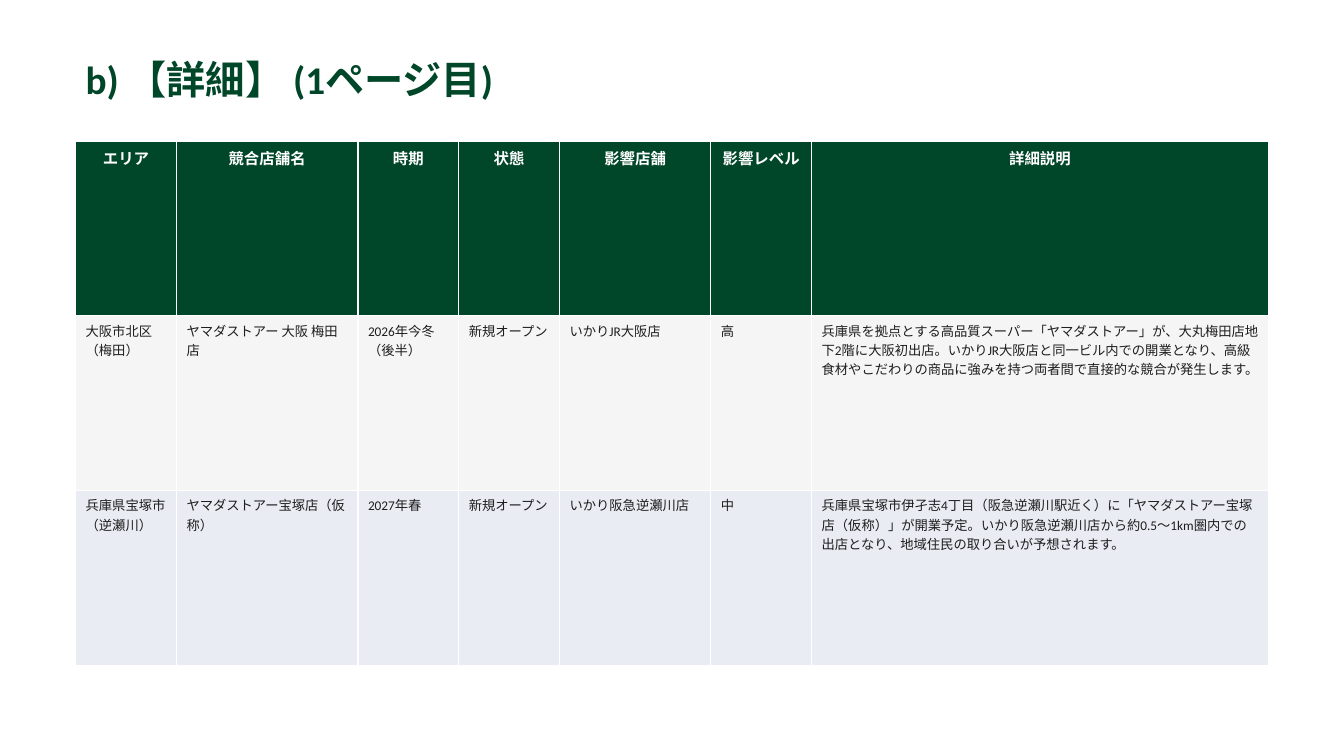
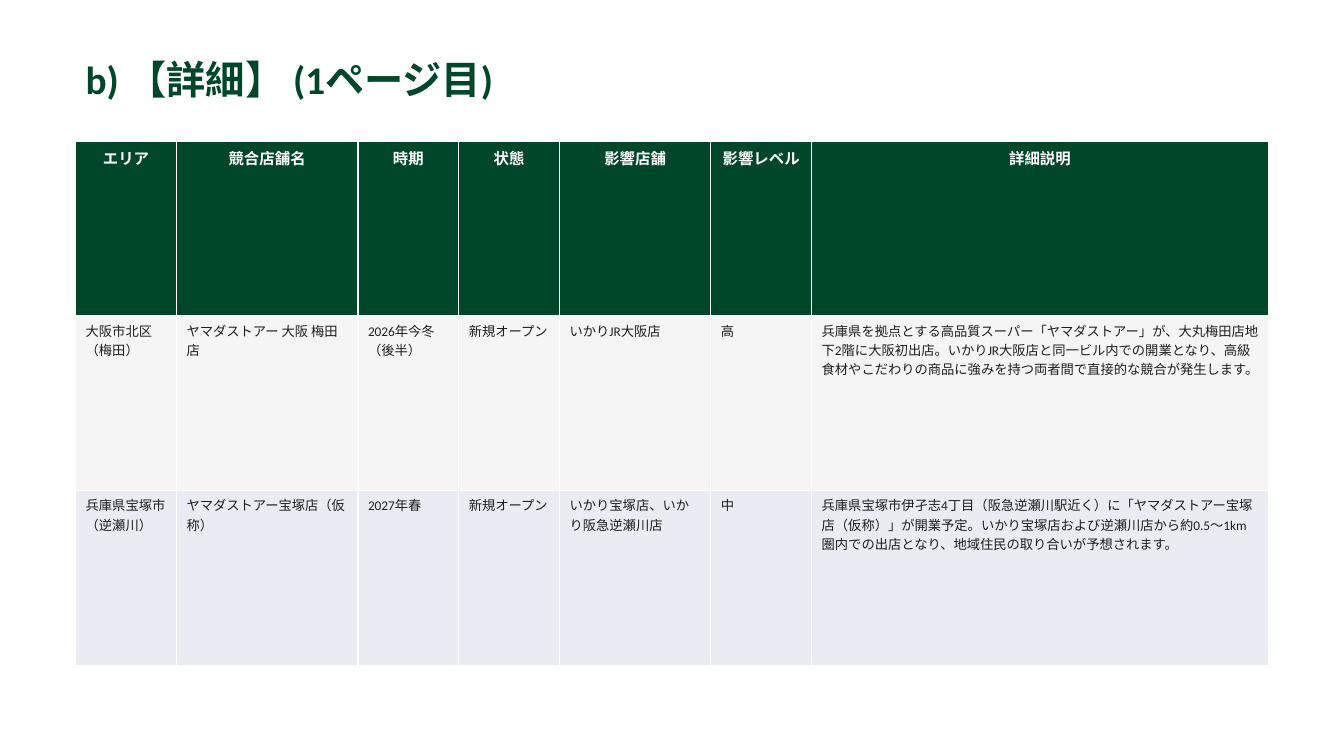
Before and after one commit to yutatbgt-bit/Competitive-research, a slide deck: slide 3 of report/2026_06_18_competitive_report.pptx. Drawn at 1344x756 pixels with LibreOffice and Linux fonts; fonts in the diff are those of the drawing. Boxes give left, top, right and bottom in pixels: in the first picture for what was removed or moved away, otherwise in the second. Text is boxed around its words. In the diff, an @@ line names an element or a change of style, - is before the commit and + after.

```diff
--- a/report/2026_06_18_competitive_report.pptx
+++ b/report/2026_06_18_competitive_report.pptx
@@ table at box(76, 141, 1268, 665) @@
-row 3, column 5: いかり阪急逆瀬川店
+row 3, column 5: いかり宝塚店、いかり阪急逆瀬川店
-row 3, column 7: 兵庫県宝塚市伊孑志4丁目（阪急逆瀬川駅近く）に「ヤマダストアー宝塚店（仮称）」が開業予定。いかり阪急逆瀬川店から約0.5～1km圏内での出店となり、地域住民の取り合いが予想されます。
+row 3, column 7: 兵庫県宝塚市伊孑志4丁目（阪急逆瀬川駅近く）に「ヤマダストアー宝塚店（仮称）」が開業予定。いかり宝塚店および逆瀬川店から約0.5～1km圏内での出店となり、地域住民の取り合いが予想されます。
```
Also in this commit, not shown: 2 other files.
